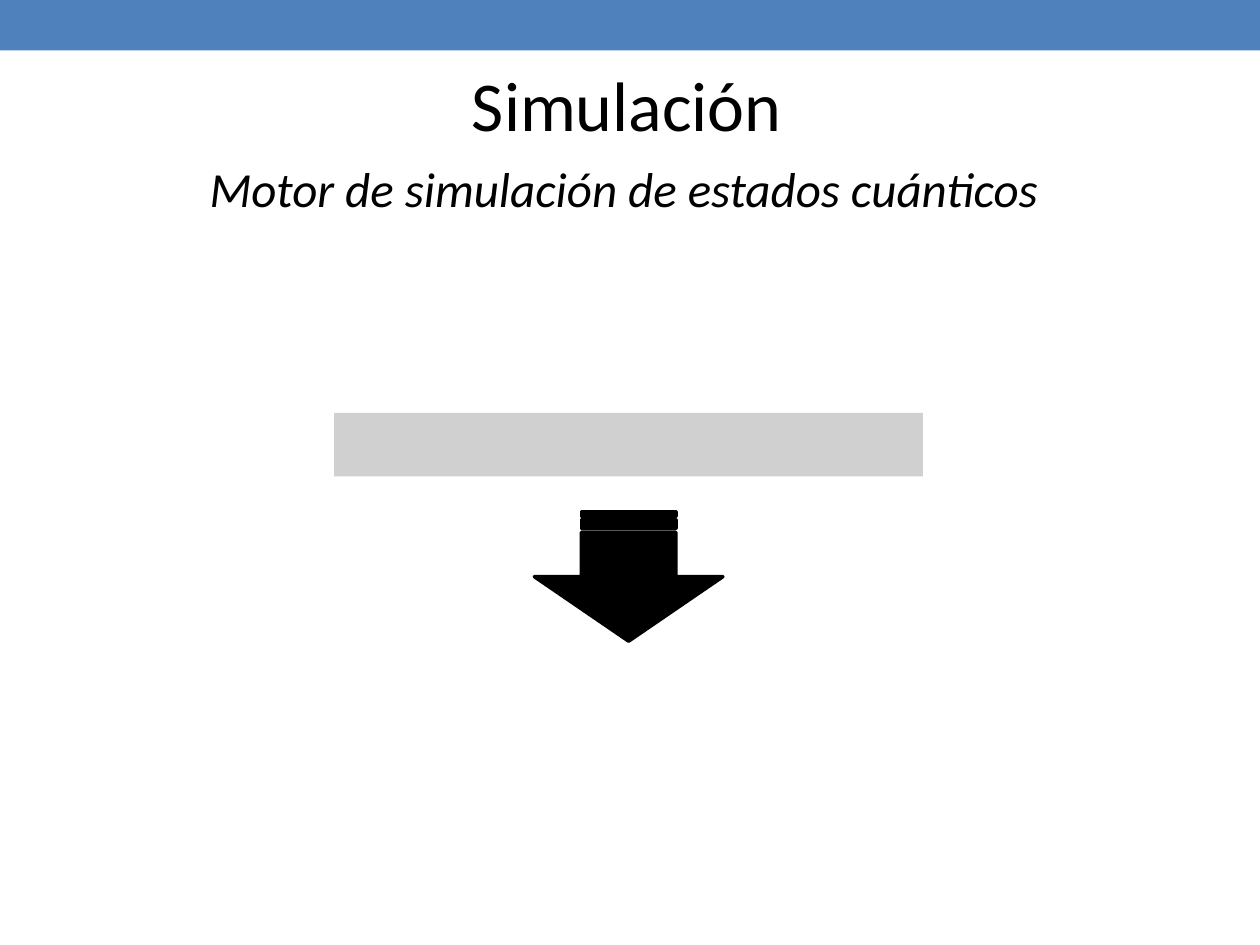
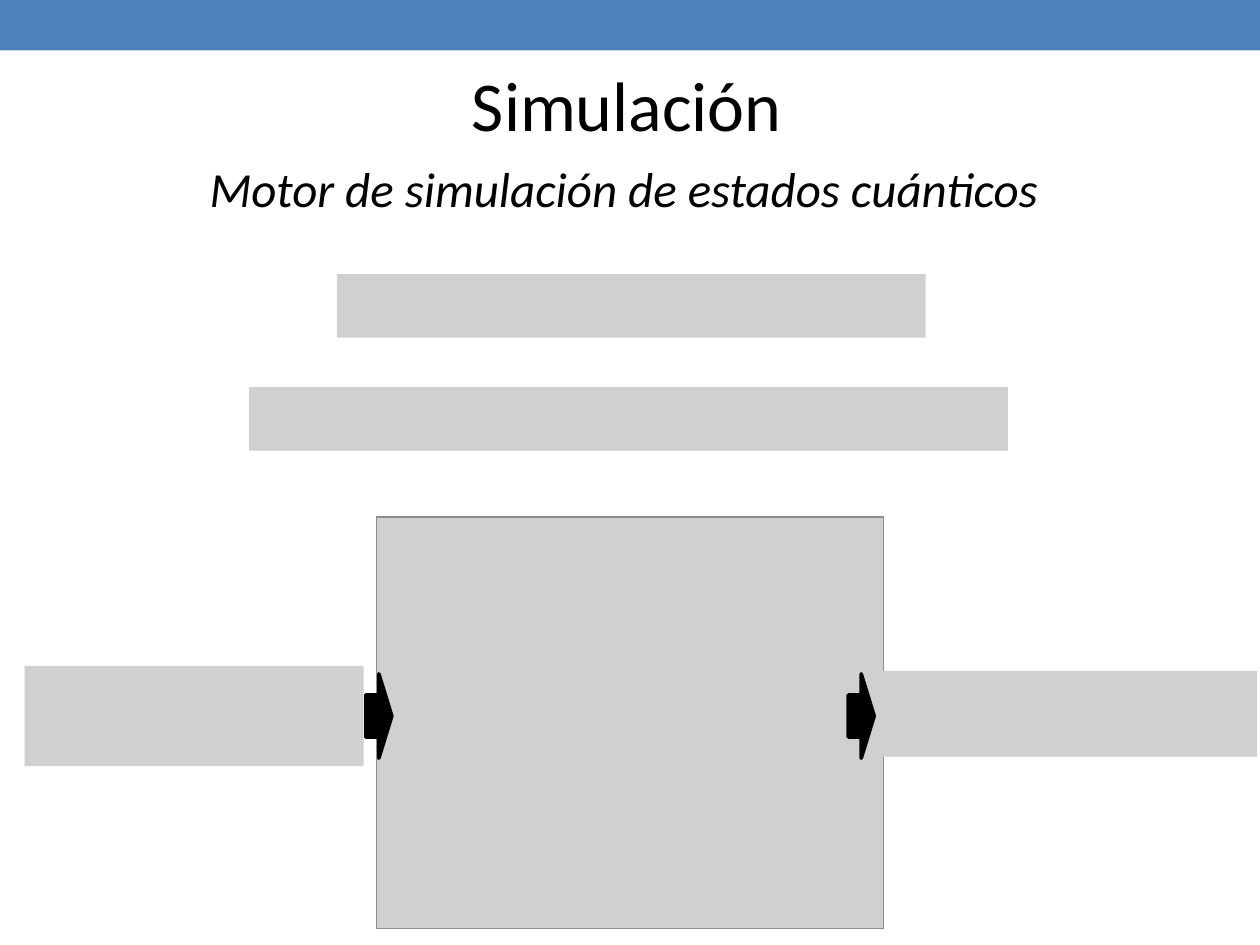
Before and after one commit to jaimecp89/qMIPS101, a slide deck: slide 20 of qMIPS/doc/Presentacion PFC.pptx. Drawn at 1260x945 pixels with LibreOffice and Linux fonts; fonts in the diff are those of the drawing; grey boxes stand for pictures. Boxes give left, top, right and bottom in pixels: in the first picture for what was removed or moved away, otherwise in the second. Text is boxed around its words. In the diff, an @@ line names an element or a change of style, - is before the commit and + after.

```diff
--- a/qMIPS/doc/Presentacion PFC.pptx
+++ b/qMIPS/doc/Presentacion PFC.pptx
@@ picture added at (336, 275, 925, 338) @@
@@ picture added at (249, 387, 1008, 450) @@
@@ picture removed at (334, 413, 922, 476) @@
@@ picture added at (377, 517, 885, 929) @@
@@ striped right arrow removed at (534, 513, 723, 641) @@
@@ picture added at (25, 667, 364, 767) @@
@@ right arrow added at (365, 674, 392, 759), fill #000000, outline #000000 2.08 pt @@
@@ right arrow added at (848, 674, 874, 759), fill #000000, outline #000000 2.08 pt @@
@@ picture added at (868, 670, 1257, 756) @@
```
Also in this commit, not shown: 5 slides added, 1 other file.
